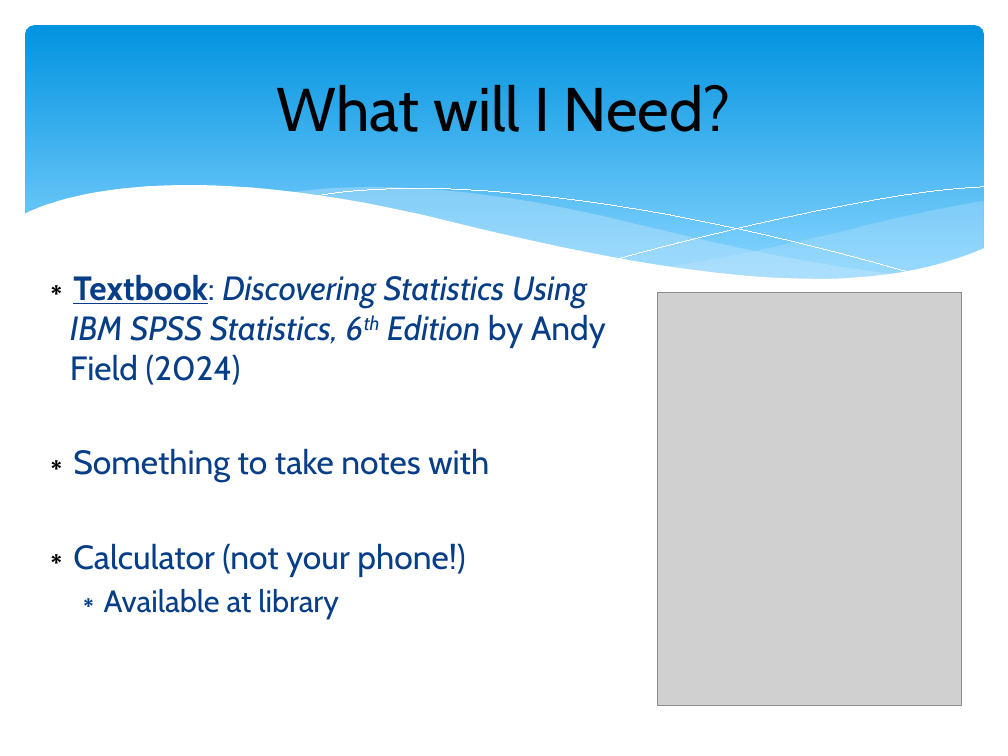
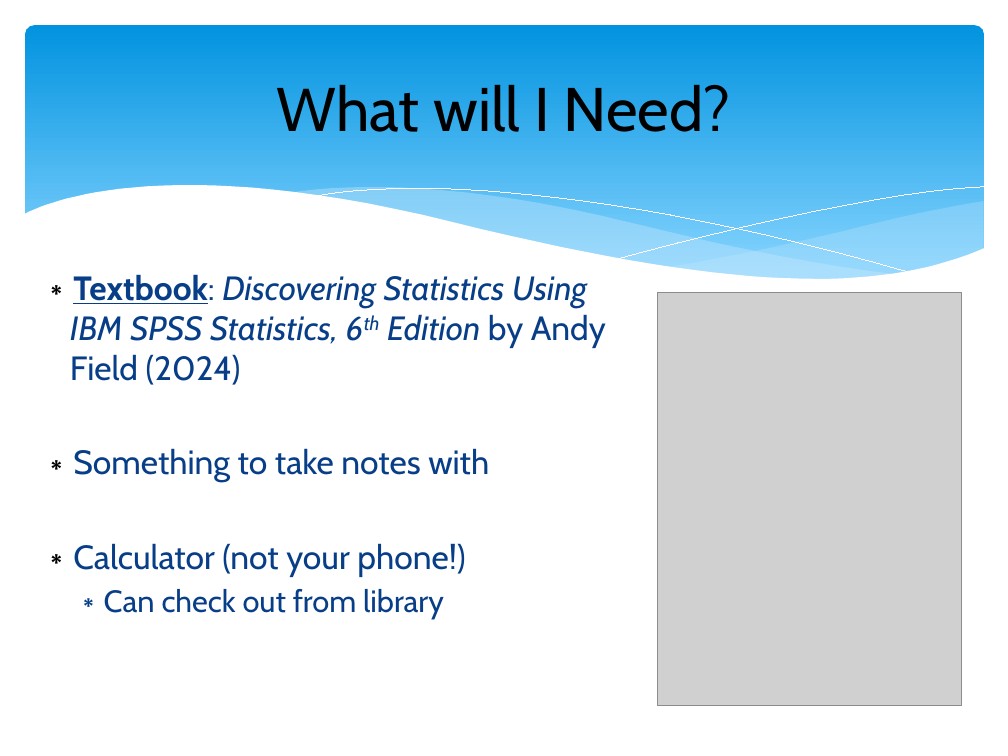
Before and after one commit to npm27/Teaching-Materials, a slide deck: slide 5 of Stats/Slides/0 First Day Info.pptx. Drawn at 1008x756 pixels with LibreOffice and Linux fonts; fonts in the diff are those of the drawing; grey boxes stand for pictures. Boxes give left, top, right and bottom in pixels: in the first picture for what was removed or moved away, otherwise in the second. Text is boxed around its words. In the diff, an @@ line names an element or a change of style, - is before the commit and + after.

```diff
--- a/Stats/Slides/0 First Day Info.pptx
+++ b/Stats/Slides/0 First Day Info.pptx
@@ text at (104, 589, 444, 619): text changed @@
-  ∗ Available at library
+  ∗ Can check out from library
```
Also in this commit, not shown: 4 other slides changed, 43 other files.
